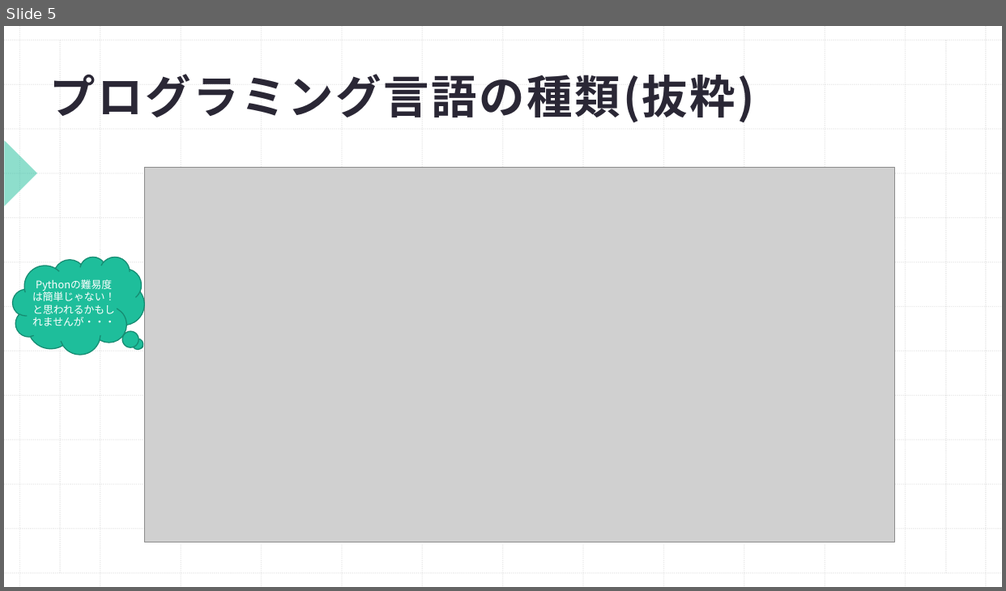
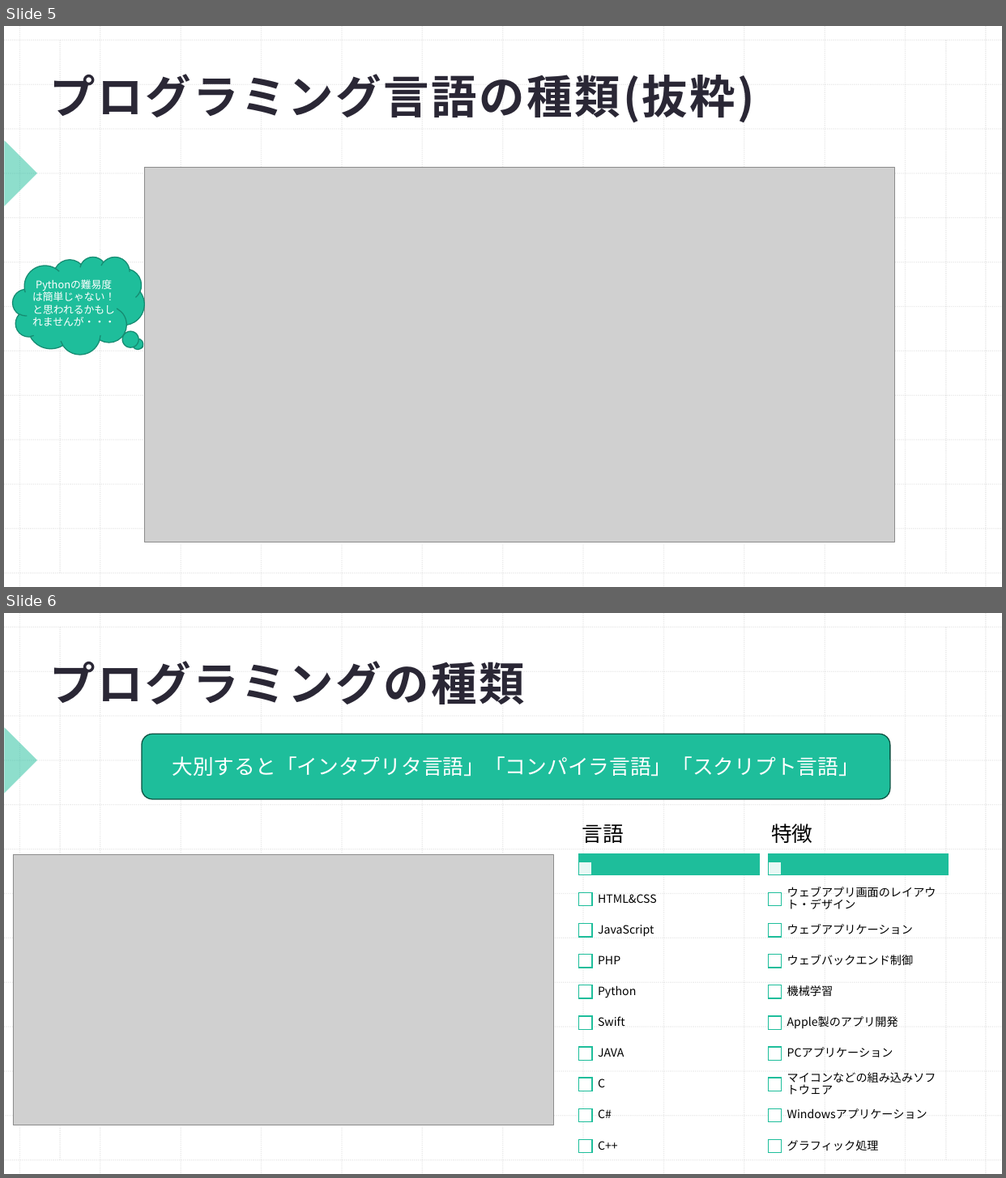
Before and after one commit to Shohei1129/Python_traning, a slide deck: プログラミング勉強会Python編(1.概要).pptx. Shown one above the other, each under a label of ours: slide 5 before the commit, slides 5 and 6 after it. The pictures are 1006x591 and 1006x1178 pixels, drawn with LibreOffice and Linux fonts; fonts in the diff are those of the drawing; grey boxes stand for pictures. Boxes give left, top, right and bottom in pixels: in the first picture for what was removed or moved away, otherwise in the second. Text is boxed around its words. In the diff, an @@ line names an element or a change of style, - is before the commit and + after.

```diff
--- a/プログラミング勉強会Python編(1.概要).pptx
+++ b/プログラミング勉強会Python編(1.概要).pptx
@@ slide 6 added at <box>4,613,1002,1174</box>, background #FFFFFF; not listed: 29 template elements that a slide beside it also shows @@
@@ title added at <box>50,661,525,705</box>, 44 pt, text #2A2735, bold @@
+プログラミングの種類
@@ rounded rectangle added at <box>142,735,890,799</box>, fill #1EBE9B, outline #0D5344 1 pt, 20 pt, text #FFFFFF @@
+大別すると「インタプリタ言語」「コンパイラ言語」「スクリプト言語」
@@ picture added at <box>13,855,553,1125</box> @@
@@ group added at <box>579,824,948,1153</box>: 22 rectangles, 20 texts @@
+言語
+HTML&CSS
+JavaScript
+PHP
+Python
+Swift
+JAVA
+C
+C#
+C++
+特徴
+ウェブアプリ画面のレイアウト・デザイン
+ウェブアプリケーション
+ウェブバックエンド制御
+機械学習
+Apple製のアプリ開発
+PCアプリケーション
+マイコンなどの組み込みソフトウェア
+Windowsアプリケーション
+グラフィック処理
```
